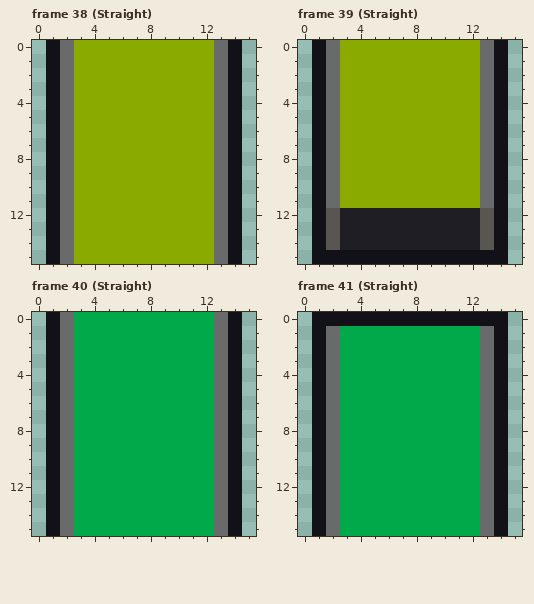
Edited in one commit: pixel-art file (art/conveyors/conveyor.aseprite). The picture above was drawn from the file before the commit.
16x16 pixels, 73 frames. Colours within 5 levels of each other are drawn and written as one. Shown: frame 38 (Straight), frame 39 (Straight), frame 40 (Straight), frame 41 (Straight). The commit also changed other frames, which this record leaves out.
Once edited:
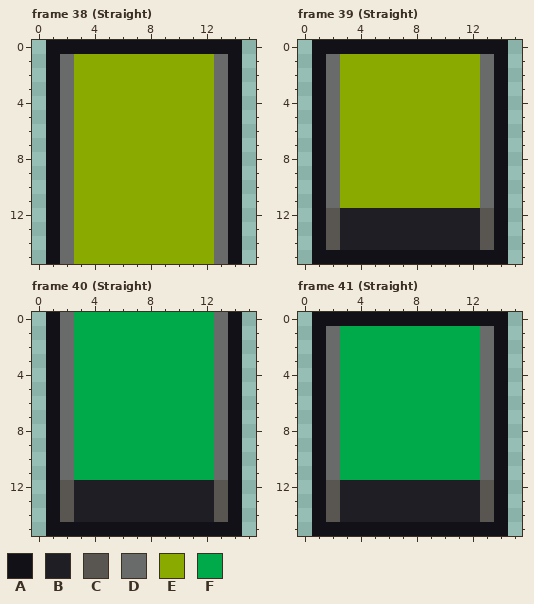
Palette (. is transparent): A #121117  B #1f1e25  C #595652  D #696a6a  E #8aaa00  F #00aa4a
Commit message: Begin adding underground belts as a constructable
Change:
layer "BeltEndOverlay" now shown
Frame 38 (Straight), layer "BeltEndOverlay":
Colour A replaces colour D in row 0 at x 2 and 13.
Colour A replaces colour E in row 0 at x 3 to 12.
Frame 39 (Straight), layer "BeltEndOverlay": the same change as frame 38 (Straight)
Frame 40 (Straight), layer "BeltEndOverlay":
Colour A replaces colour D in row 15 at x 2 and 13.
Colour A replaces colour F in row 15 at x 3 to 12.
Colour B replaces colour F in rows 12 to 14 at x 3 to 12.
Colour C replaces colour D in rows 12 to 14 at x 2 and 13.
Frame 41 (Straight), layer "BeltEndOverlay": the same change as frame 40 (Straight)
Pixel boxes of the changes (left, top, right, bottom) in both pictures:
changed: (60, 40, 228, 54)
changed: (326, 40, 494, 54)
changed: (60, 480, 228, 536)
changed: (326, 480, 494, 536)
